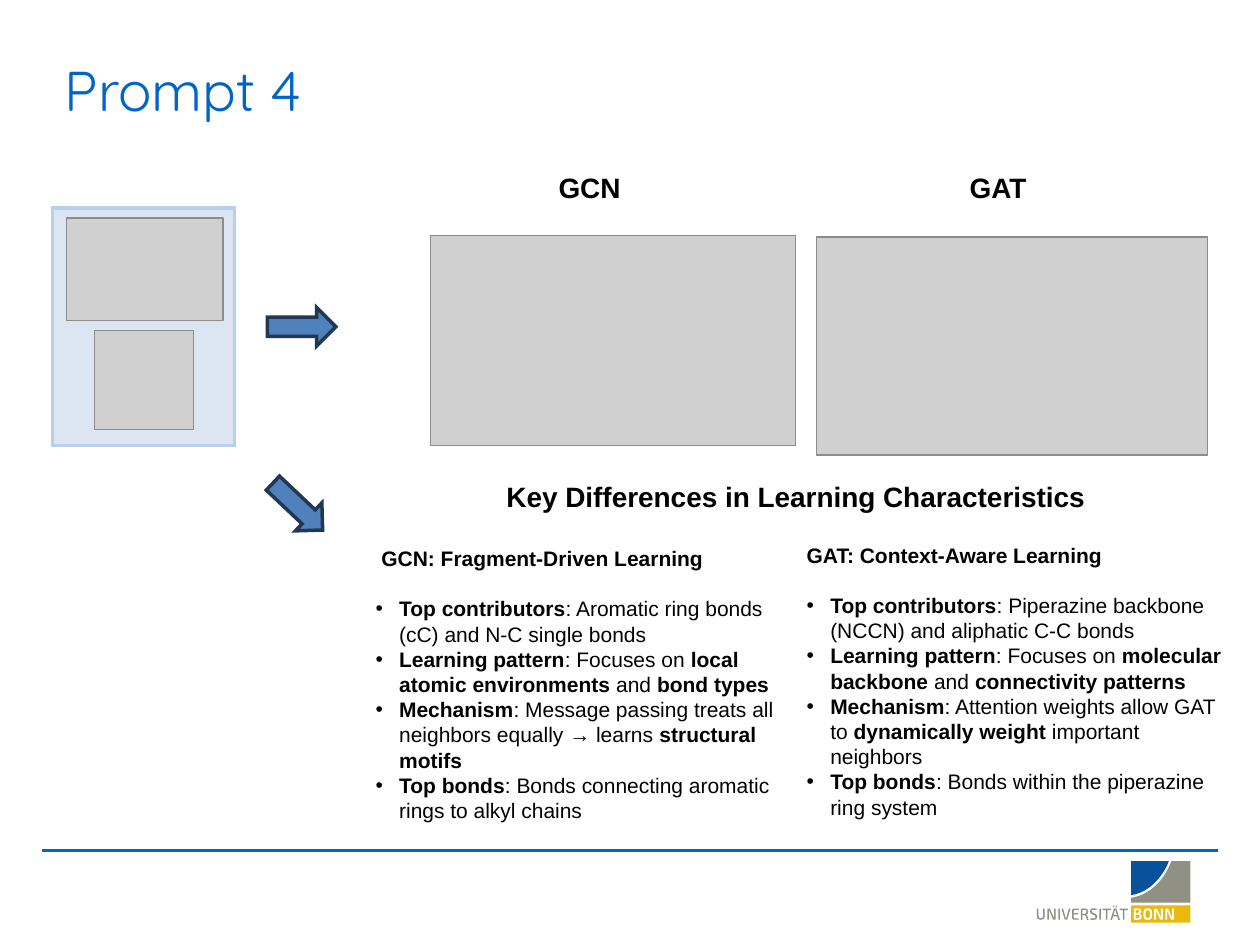
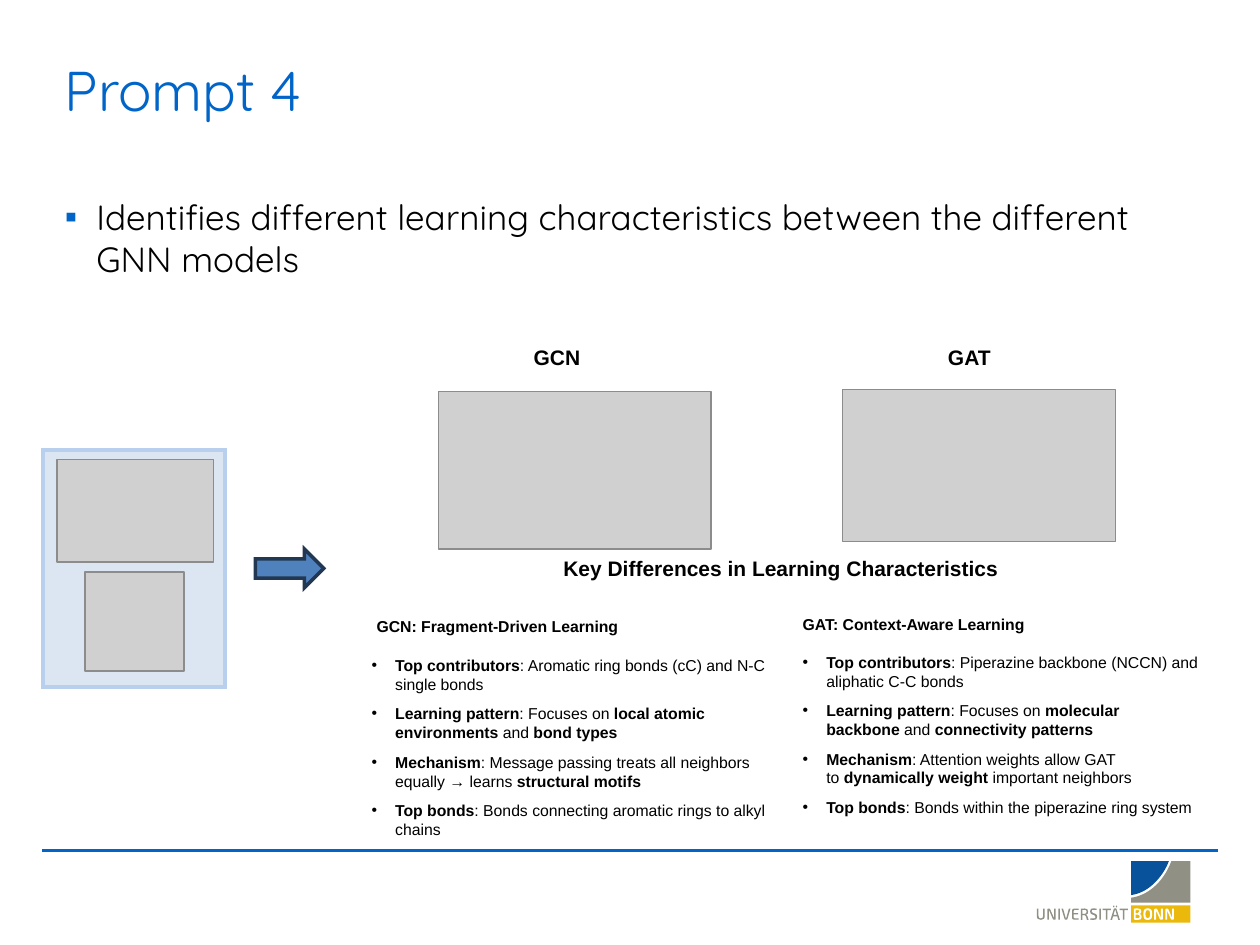
Before and after one commit to LSI-Uni-Bonn/ChemicHAL, a slide deck: slide 19 of slides/AI_Agent_Explainability.pptx (slide 18 before the commit). Drawn at 1260x945 pixels with LibreOffice and Linux fonts; fonts in the diff are those of the drawing; grey boxes stand for pictures; background and template pictures are left out. Boxes give left, top, right and bottom in pixels: in the first picture for what was removed or moved away, otherwise in the second. Text is boxed around its words. In the diff, an @@ line names an element or a change of style, - is before the commit and + after.

Commit message:
Update AI Agent Explainability slides with new workflow figure

```diff
--- a/slides/AI_Agent_Explainability.pptx
+++ b/slides/AI_Agent_Explainability.pptx
@@ text added at (96, 204, 1129, 273), 20 pt, text #000000 @@
+▪ Identifies different learning characteristics between the different GNN models
@@ size 16 to 12 pt in 3 elements at (563, 560, 997, 581), (948, 350, 991, 366), (534, 350, 581, 366) @@
@@ text "GCN": place and size @@
-text "GCN" at (559, 178, 621, 199)
+text "GCN" at (534, 350, 581, 366)
@@ text "GAT": place and size @@
-text "GAT" at (970, 178, 1027, 199)
+text "GAT" at (948, 350, 991, 366)
@@ picture: place and size @@
-picture at (816, 237, 1207, 455)
+picture at (843, 389, 1116, 542)
@@ picture: place and size @@
-picture at (431, 236, 796, 446)
+picture at (438, 392, 712, 549)
@@ right arrow removed at (259, 470, 336, 545) @@
@@ 2 pictures, 1 rectangle, 1 right arrow: place and size @@
-2 pictures, 1 rectangle, 1 right arrow at (53, 208, 335, 445)
+2 pictures, 1 rectangle, 1 right arrow at (43, 450, 324, 687)
@@ text "Key Differences in Learning Characteristics": place and size @@
-text "Key Differences in Learning Characteristics" at (506, 486, 1085, 512)
+text "Key Differences in Learning Characteristics" at (563, 560, 997, 581)
@@ text "GCN: Fragment-Driven Learning" at (377, 620, 766, 835): size 12 to 9 pt; more space between paragraphs @@
@@ text "GCN: Fragment-Driven Learning": place and size @@
-text "GCN: Fragment-Driven Learning" at (381, 550, 773, 822)
+text "GCN: Fragment-Driven Learning" at (377, 620, 766, 835)
@@ text "GAT: Context-Aware Learning": place and size @@
-text "GAT: Context-Aware Learning" at (807, 547, 1221, 819)
+text "GAT: Context-Aware Learning" at (803, 618, 1198, 817)
@@ text "GAT: Context-Aware Learning" at (803, 618, 1198, 817): size 12 to 9 pt; more space between paragraphs @@
```
Also in this commit, not shown: 10 other slides changed, 6 slides added, 1 other file.
